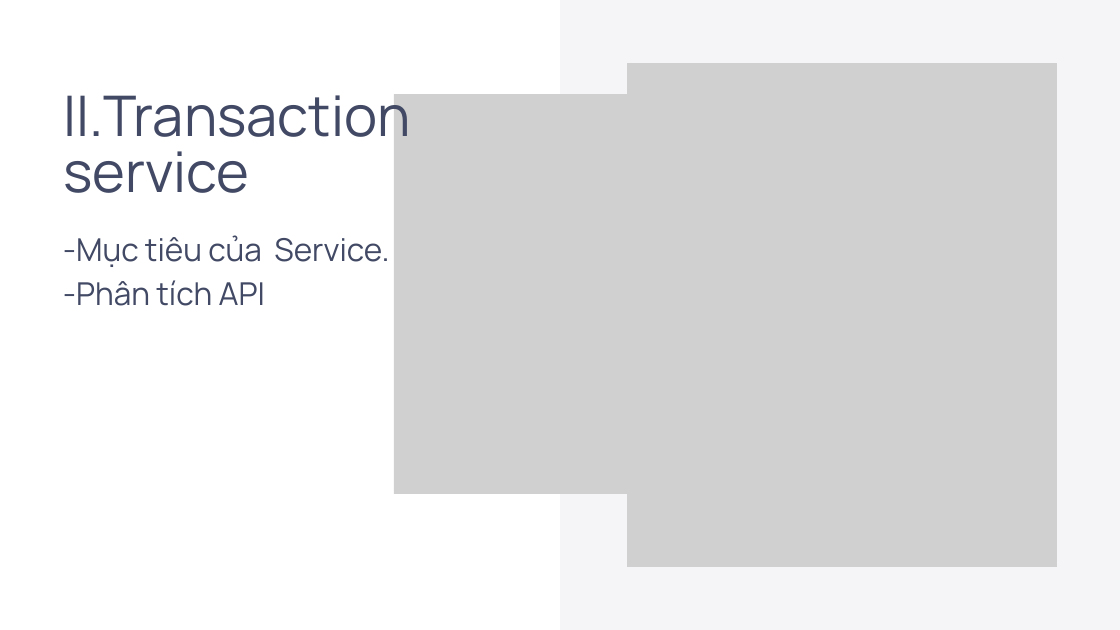
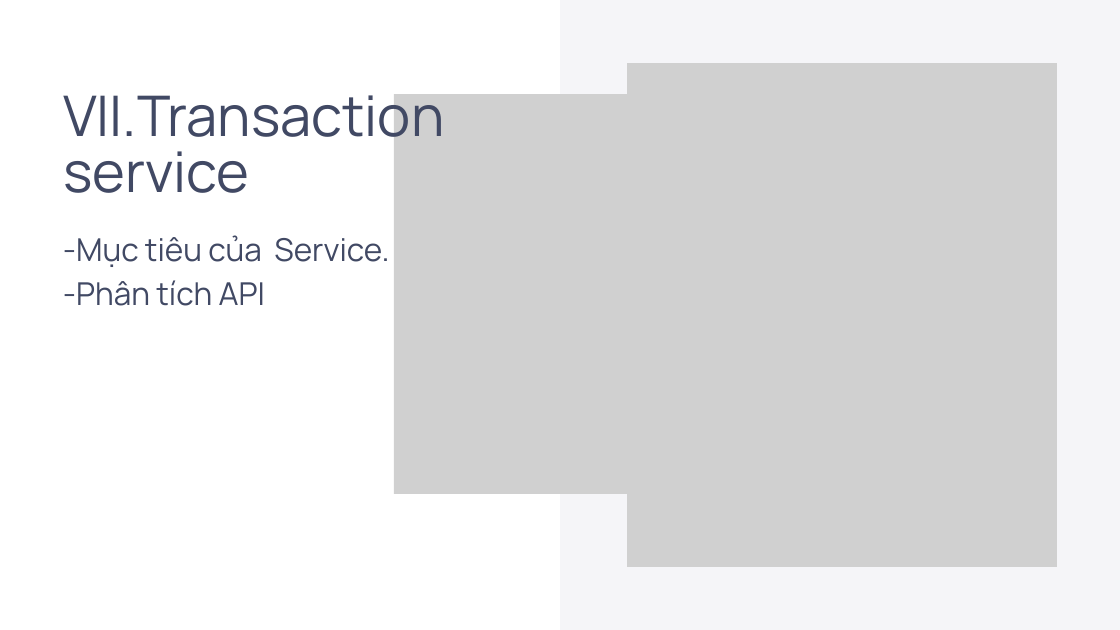
Before and after one commit to MinhQuan0206/SOA_MidTerm_Project, a slide deck: slide 25 of Slide thuyết trình.pptx (slide 23 before the commit). Drawn at 1120x630 pixels with LibreOffice and Linux fonts; fonts in the diff are those of the drawing; grey boxes stand for pictures. Boxes give left, top, right and bottom in pixels: in the first picture for what was removed or moved away, otherwise in the second. Text is boxed around its words. In the diff, an @@ line names an element or a change of style, - is before the commit and + after.

```diff
--- a/Slide thuyết trình.pptx
+++ b/Slide thuyết trình.pptx
@@ text at (63,94,444,193): text changed @@
-II.Transaction service
+VII.Transaction service
```
Also in this commit, not shown: 27 other slides changed, 1 other file.
